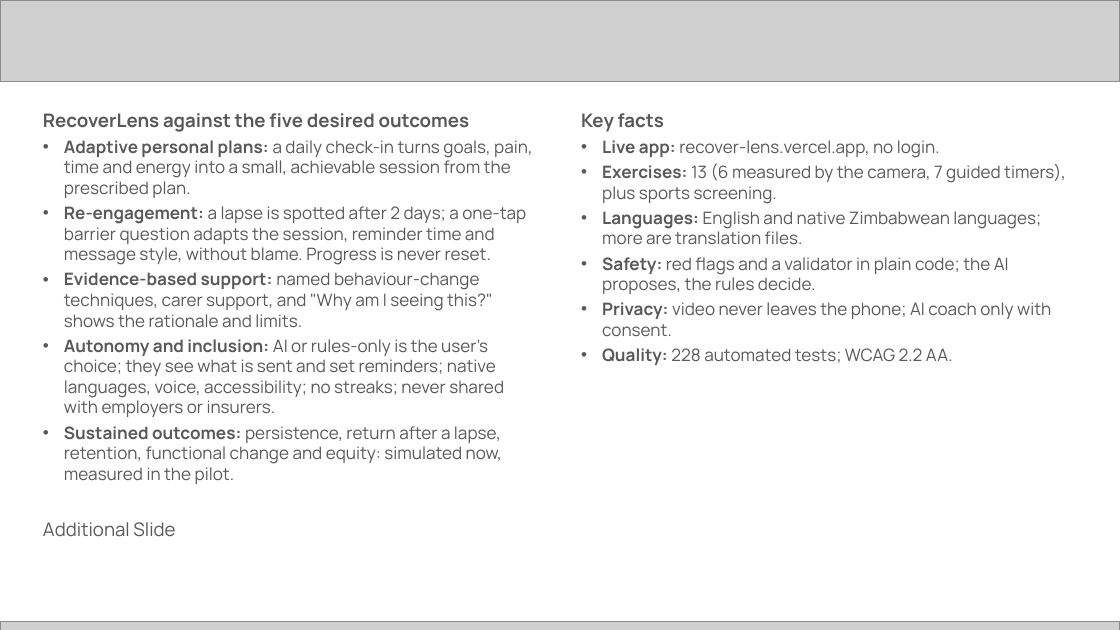
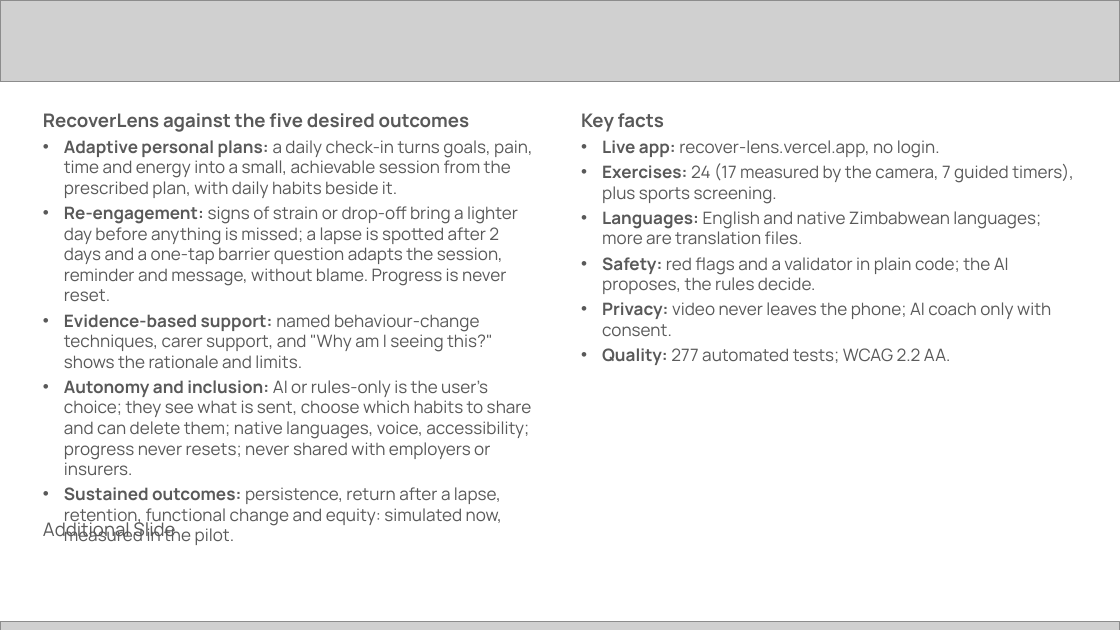
Before and after one commit to harrymakoni-netizen/Recover-Lens-, a slide deck: slide 15 of docs/hack2skill/RecoverLens-Future-Health-submission.pptx. Drawn at 1120x630 pixels with LibreOffice and Linux fonts; fonts in the diff are those of the drawing; grey boxes stand for pictures. Boxes give left, top, right and bottom in pixels: in the first picture for what was removed or moved away, otherwise in the second. Text is boxed around its words. In the diff, an @@ line names an element or a change of style, - is before the commit and + after.

```diff
--- a/docs/hack2skill/RecoverLens-Future-Health-submission.pptx
+++ b/docs/hack2skill/RecoverLens-Future-Health-submission.pptx
@@ text at (x1=64, y1=140, x2=532, y2=301): text changed @@
-• Adaptive personal plans: a daily check-in turns goals, pain, time and energy into a small, achievable session from the prescribed plan.
-• Re-engagement: a lapse is spotted after 2 days; a one-tap barrier question adapts the session, reminder time and message style, without blame. Progress is never reset.
+• Adaptive personal plans: a daily check-in turns goals, pain, time and energy into a small, achievable session from the prescribed plan, with daily habits beside it.
+• Re-engagement: signs of strain or drop-off bring a lighter day before anything is missed; a lapse is spotted after 2 days and a one-tap barrier question adapts the session, reminder and message, without blame. Progress is never reset.
@@ text at (x1=602, y1=163, x2=1074, y2=204): text changed @@
-• Exercises: 13 (6 measured by the camera, 7 guided timers), plus sports screening.
+• Exercises: 24 (17 measured by the camera, 7 guided timers), plus sports screening.
@@ text at (x1=602, y1=348, x2=951, y2=365): text changed @@
-• Quality: 228 automated tests; WCAG 2.2 AA.
+• Quality: 277 automated tests; WCAG 2.2 AA.
@@ text at (x1=64, y1=380, x2=532, y2=475): text changed @@
-• Autonomy and inclusion: AI or rules-only is the user's choice; they see what is sent and set reminders; native languages, voice, accessibility; no streaks; never shared with employers or insurers.
+• Autonomy and inclusion: AI or rules-only is the user's choice; they see what is sent, choose which habits to share and can delete them; native languages, voice, accessibility; progress never resets; never shared with employers or insurers.
```
Also in this commit, not shown: 10 other slides changed, 1 other file.
